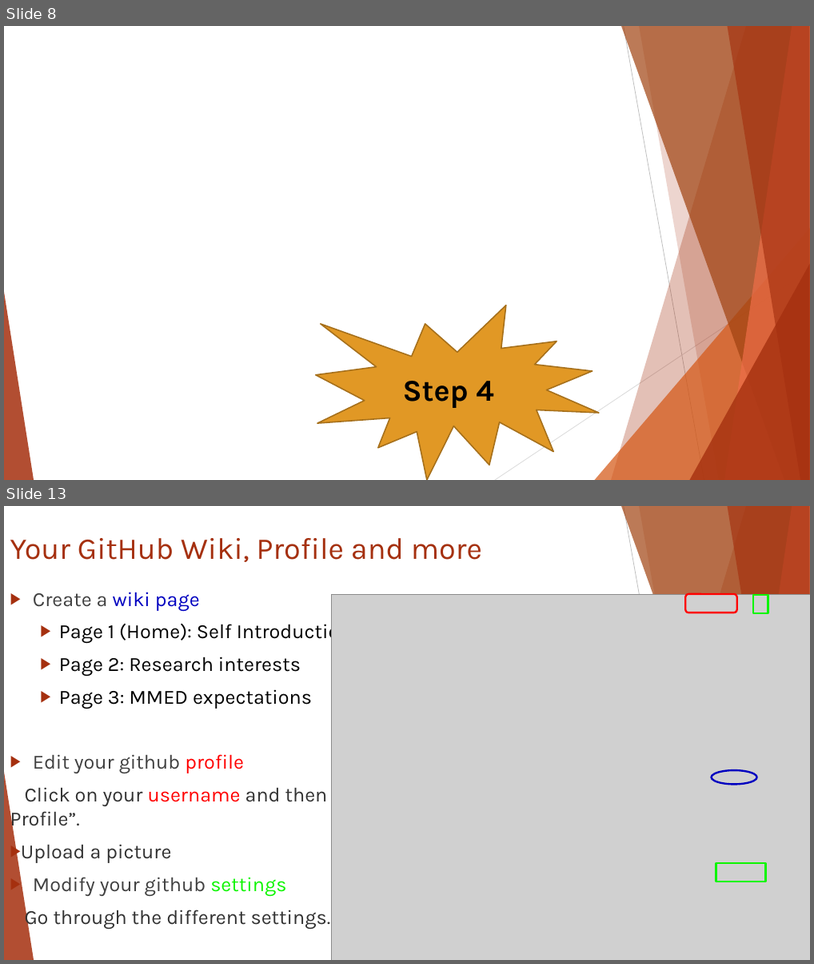
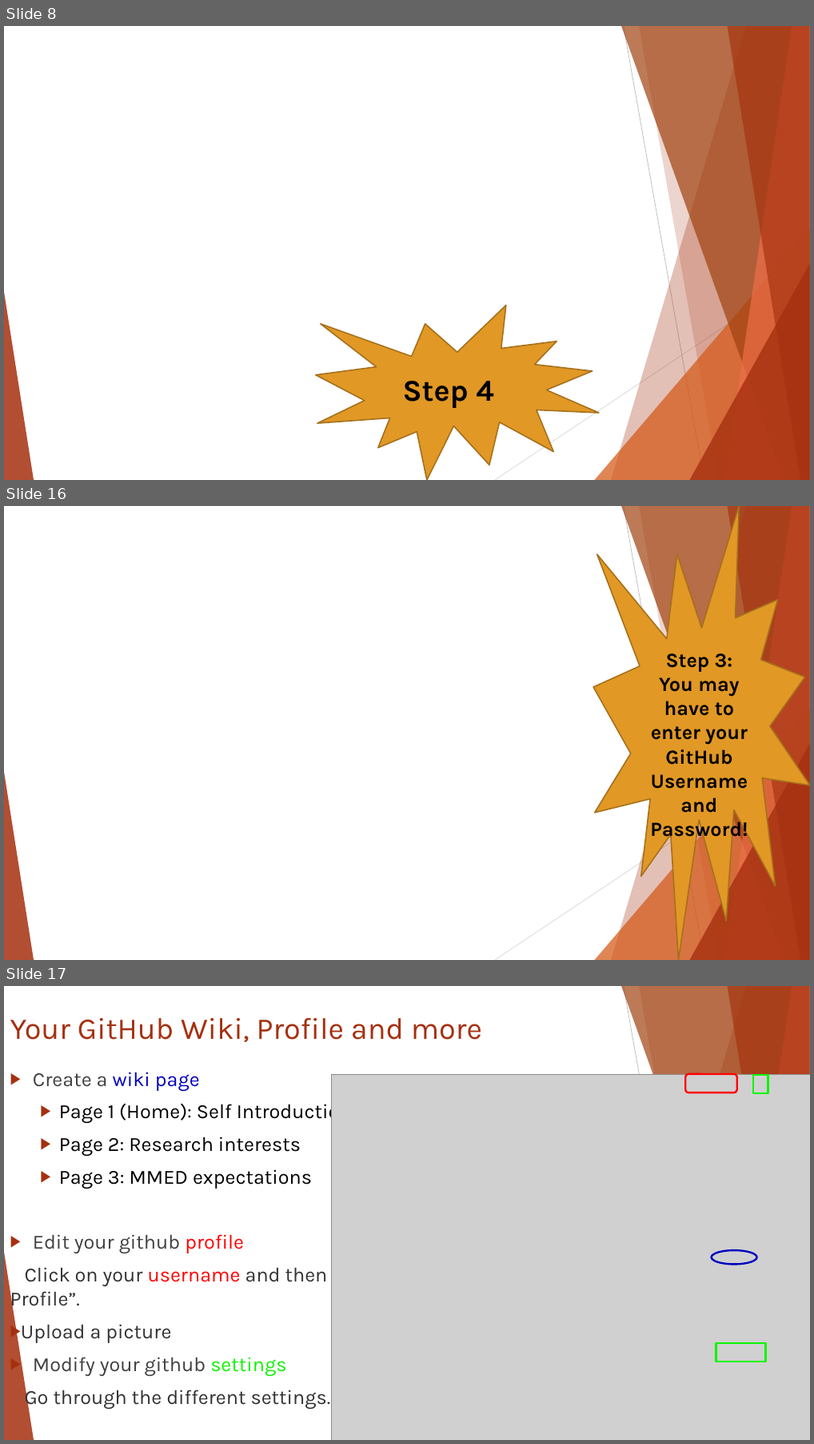
Before and after one commit to ICI3D/Sandbox, a slide deck: IntroToGitHub&SmartGit-v3.1.pptx. Shown one above the other, each under a label of ours: slides 8 and 13 before the commit, slides 8, 16 and 17 after it; the slides between them are not shown. The pictures are 814x964 and 814x1444 pixels, drawn with LibreOffice and Linux fonts; fonts in the diff are those of the drawing; grey boxes stand for pictures; background and template pictures are left out. Boxes give left, top, right and bottom in pixels: in the first picture for what was removed or moved away, otherwise in the second. Text is boxed around its words. In the diff, an @@ line names an element or a change of style, - is before the commit and + after.

```diff
--- a/IntroToGitHub&SmartGit-v3.1.pptx
+++ b/IntroToGitHub&SmartGit-v3.1.pptx
@@ slide 16 added at (x1=4, y1=506, x2=810, y2=960), background picture (left out); not listed: 10 template elements that a slide beside it also shows @@
@@ irregular seal added at (x1=594, y1=506, x2=810, y2=960), fill #E19825, outline #A6701B 1.5 pt @@
@@ text added at (x1=650, y1=653, x2=749, y2=841), 24 pt, text #000000, bold @@
+Step 3: You may have to enter your GitHub Username and Password!
@@ what was slide 13 is now slide 17 @@
```
Also in this commit, not shown: 1 slide changed, 6 other slides added, 3 slides removed, 1 other file.
